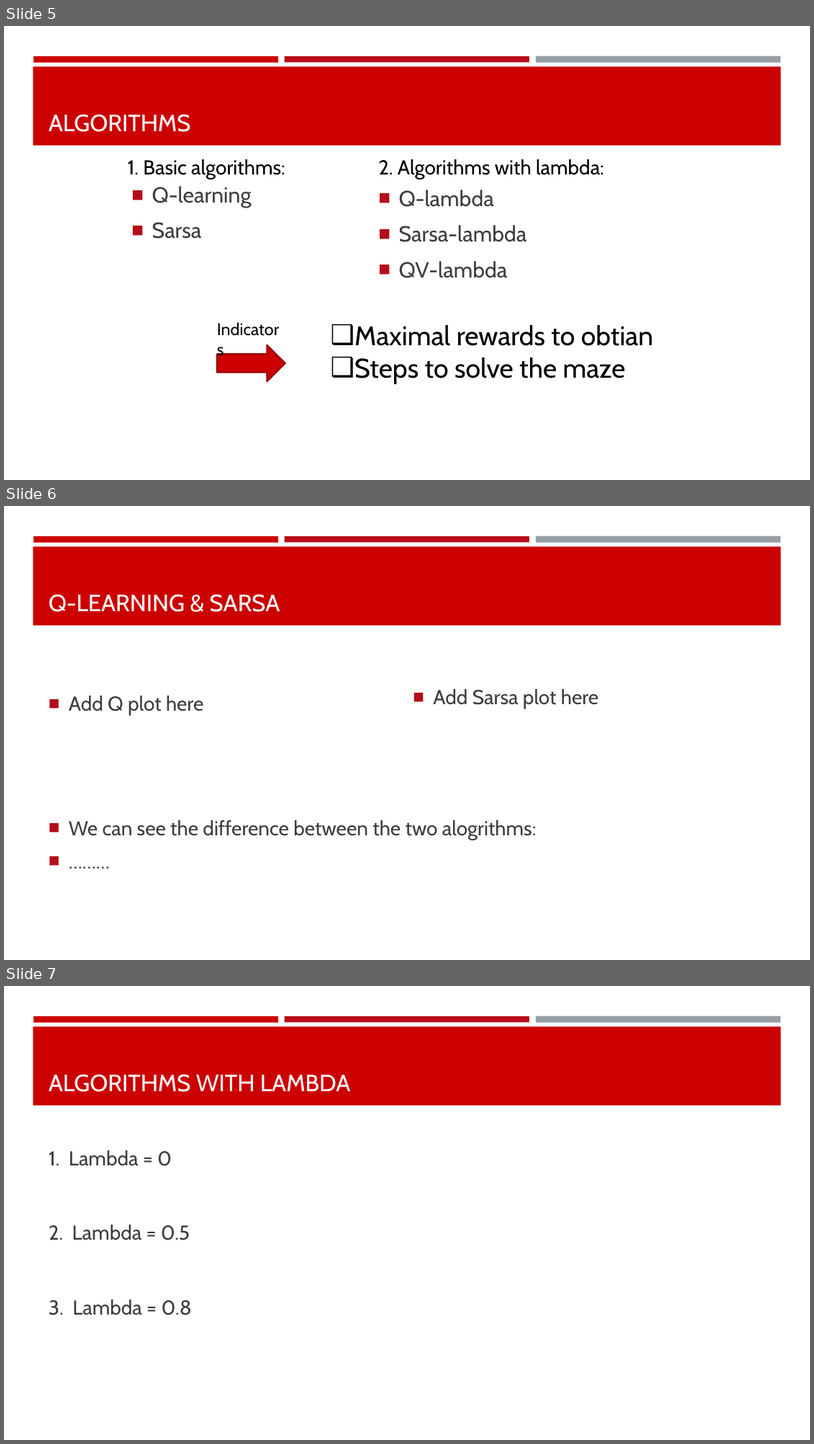
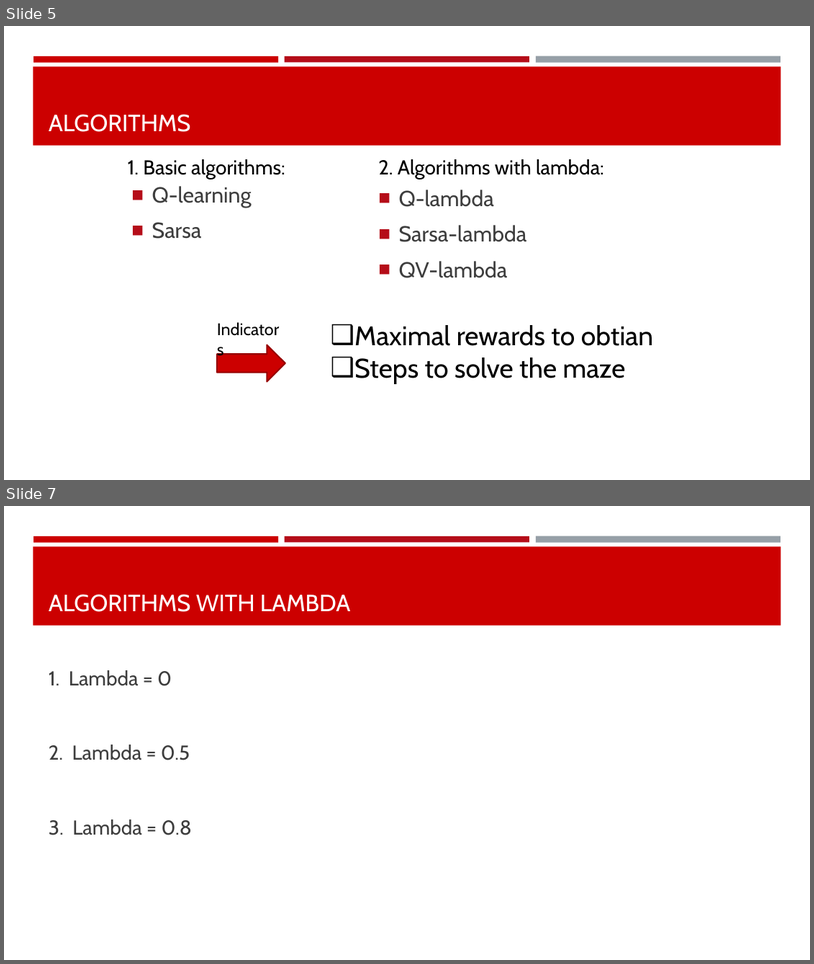
Before and after one commit to mengli11235/MachineLearning_Maze, a slide deck: Group Presentation.pptx. Shown one above the other, each under a label of ours: slides 5, 6 and 7 before the commit, slides 5 and 7 after it; the slides between them are not shown. The pictures are 814x1444 and 814x964 pixels, drawn with LibreOffice and Linux fonts; fonts in the diff are those of the drawing. Boxes give left, top, right and bottom in pixels: in the first picture for what was removed or moved away, otherwise in the second. Text is boxed around its words. In the diff, an @@ line names an element or a change of style, - is before the commit and + after.

```diff
--- a/Group Presentation.pptx
+++ b/Group Presentation.pptx
@@ slide 6 removed at (4, 506, 810, 960), background #FFFFFF; not listed: 4 template elements that a slide beside it also shows @@
@@ title removed at (49, 594, 280, 612) @@
-Q-LEARNING & SARSA
@@ text removed at (69, 695, 203, 715) @@
-■ Add Q plot here
@@ text removed at (433, 689, 599, 708) @@
-■ Add Sarsa plot here
@@ text removed at (69, 820, 537, 839) @@
-■ We can see the difference between the two alogrithms:
-■ ………
```
Also in this commit, not shown: 1 slide added.
